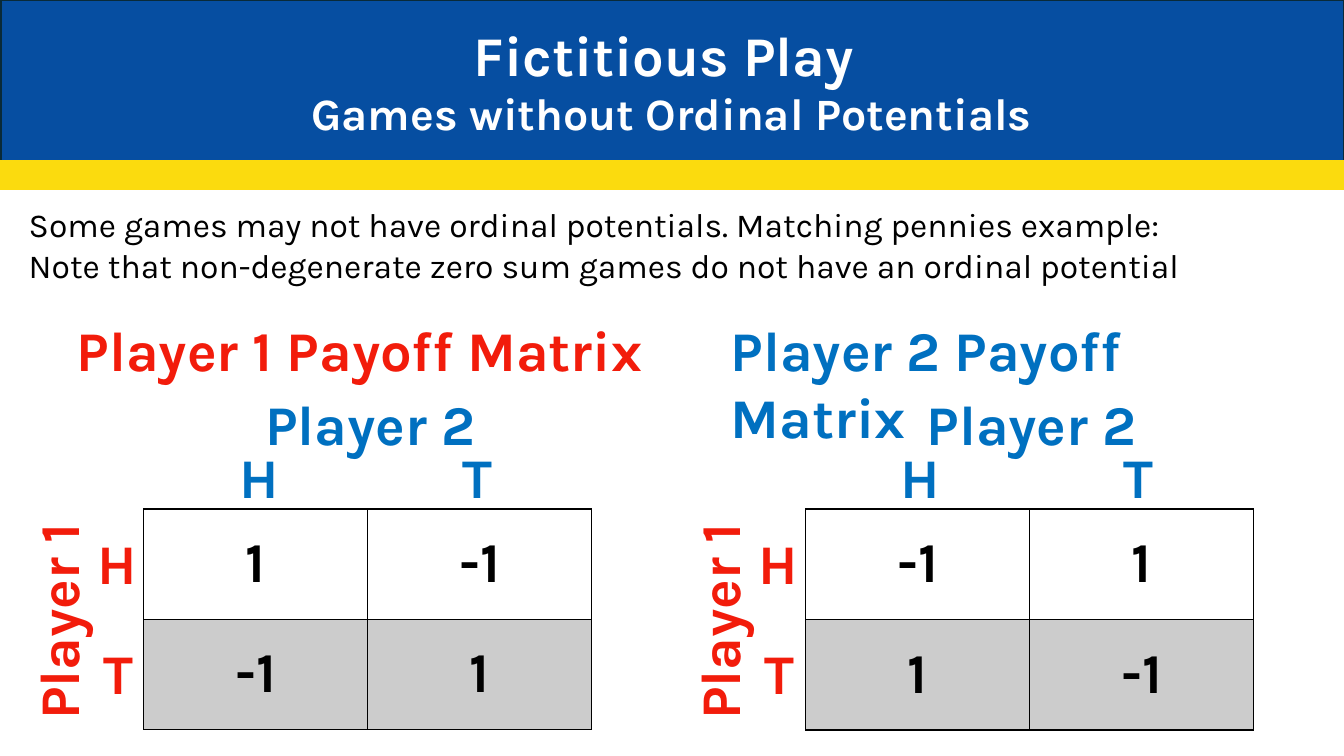
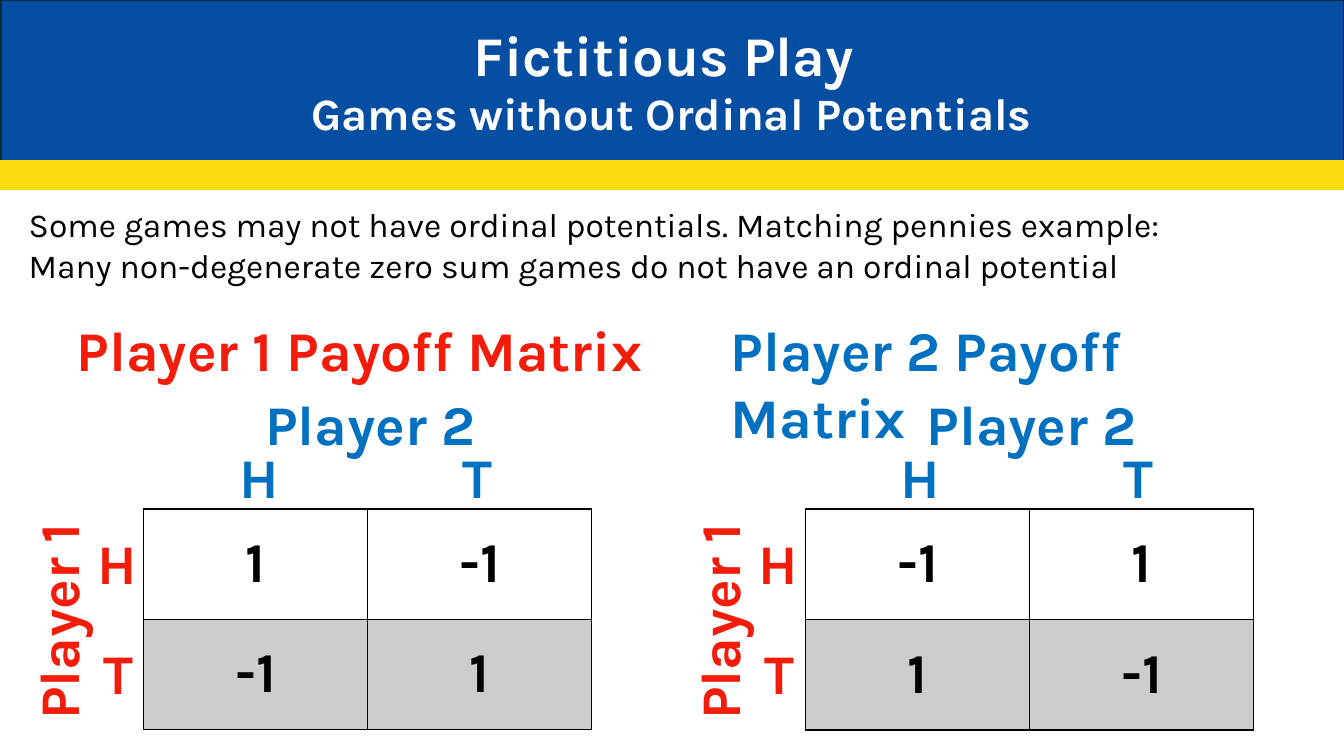
Before and after one commit to JakeCisc210/Candidacy, a slide deck: slide 16 of Reading Course/Presentations/Game Theory Seven.pptx. Drawn at 1344x756 pixels with LibreOffice and Linux fonts; fonts in the diff are those of the drawing. Boxes give left, top, right and bottom in pixels: in the first picture for what was removed or moved away, otherwise in the second. Text is boxed around its words. In the diff, an @@ line names an element or a change of style, - is before the commit and + after.

```diff
--- a/Reading Course/Presentations/Game Theory Seven.pptx
+++ b/Reading Course/Presentations/Game Theory Seven.pptx
@@ text at (29,255,1119,286): text changed @@
-Note that non-degenerate zero sum games do not have an ordinal potential
+Many non-degenerate zero sum games do not have an ordinal potential
```
Also in this commit, not shown: 1 other slide changed, 5 other files.
